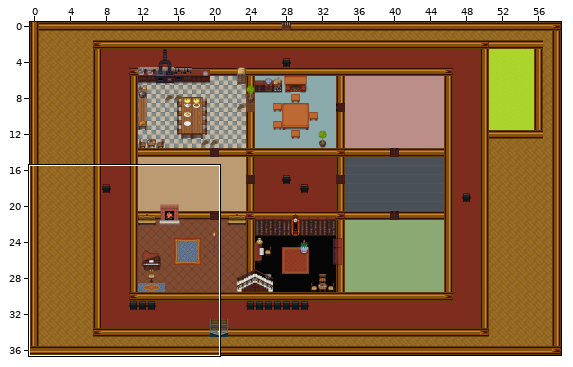
Two versions of a level (Tiled map (JSON), Stage/altherrenhausgrundriss.json). The picture above shows the old version from afar; the outline marks the close-up.
Close-up. First the earlier version:
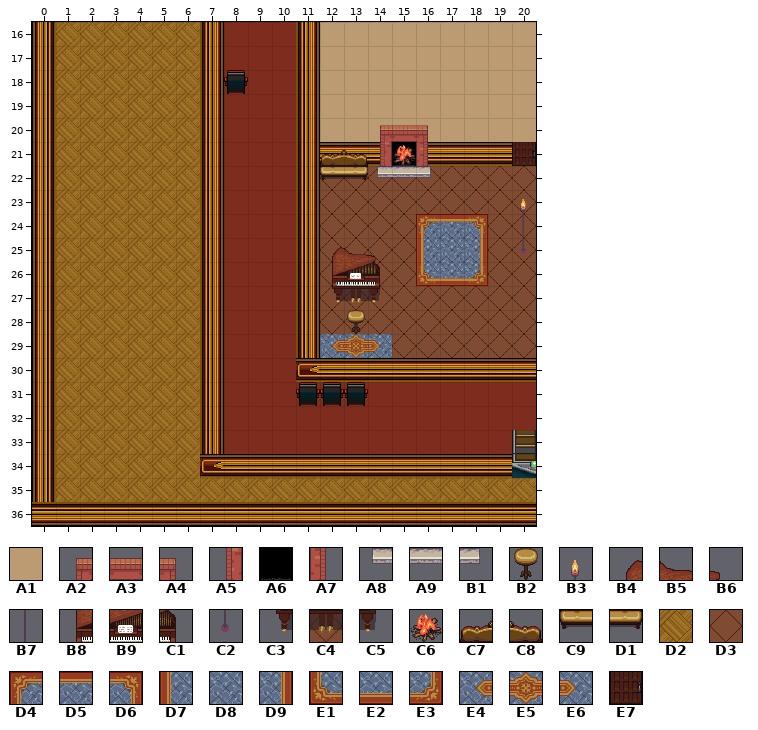
Cells are 32x32 px. Shown: x 0..20, y 16..36. The commit also changed other parts of the map, which this record leaves out.
Key: from "Interior": A1 225, A2 299, A3 300, A4 301, A5 331, A6 332, A7 333, A8 363, A9 364, B1 365, B2 397, B3 496, B4 497, B5 498, B6 499, B7 528, B8 529, B9 530, C1 531, C2 560, C3 561, C4 562, C5 563, C6 671, C7 778, C8 779, C9 810, D1 811, D2 899, D3 961; from "Interior 2": D4 148, D5 149, D6 150, D7 180, D8 181, D9 182, E1 212, E2 213, E3 214, E4 244, E5 245, E6 246; from "house_inside": E7 218.
__ is an empty cell, ## one hidden under a higher layer.
Layers that did not change in this view are not listed.
Layer "Boden/boden" before, first column x 0:
16 __ D2 D2 D2 D2 D2 D2 __ __ __ __ __ A1 A1 A1 A1 A1 A1 A1 A1 A1
17 __ D2 D2 D2 D2 D2 D2 __ __ __ __ __ A1 A1 A1 A1 A1 A1 A1 A1 A1
18 __ D2 D2 D2 D2 D2 D2 __ __ __ __ __ A1 A1 A1 A1 A1 A1 A1 A1 A1
19 __ D2 D2 D2 D2 D2 D2 __ __ __ __ __ A1 A1 A1 A1 A1 A1 A1 A1 A1
20 __ D2 D2 D2 D2 D2 D2 __ __ __ __ __ A1 A1 A1 A1 A1 A1 A1 A1 A1
21 __ D2 D2 D2 D2 D2 D2 __ __ __ __ __ __ __ __ __ __ __ __ __ ##
22 __ D2 D2 D2 D2 D2 D2 __ __ __ __ __ ## ## ## ## ## ## ## ## ##
23 __ D2 D2 D2 D2 D2 D2 __ __ __ __ __ ## ## ## ## ## ## ## ## ##
24 __ D2 D2 D2 D2 D2 D2 __ __ __ __ __ ## ## ## ## ## ## ## ## ##
25 __ D2 D2 D2 D2 D2 D2 __ __ __ __ __ ## ## ## ## ## ## ## ## ##
26 __ D2 D2 D2 D2 D2 D2 __ __ __ __ __ ## ## ## ## ## ## ## ## ##
27 __ D2 D2 D2 D2 D2 D2 __ __ __ __ __ ## ## ## ## ## ## ## ## ##
28 __ D2 D2 D2 D2 D2 D2 __ __ __ __ __ ## ## ## ## ## ## ## ## ##
29 __ D2 D2 D2 D2 D2 D2 __ __ __ __ __ ## ## ## ## ## ## ## ## ##
30 __ D2 D2 D2 D2 D2 D2 __ __ __ __ __ __ __ __ __ __ __ __ __ __
31 __ D2 D2 D2 D2 D2 D2 __ __ __ __ __ __ __ __ __ __ __ __ __ __
32 __ D2 D2 D2 D2 D2 D2 __ __ __ __ __ __ __ __ __ __ __ __ __ __
33 __ D2 D2 D2 D2 D2 D2 __ __ __ __ __ __ __ __ __ __ __ __ __ __
34 __ D2 D2 D2 D2 D2 D2 __ __ __ __ __ __ __ __ __ __ __ __ __ __
35 __ D2 D2 D2 D2 D2 D2 D2 D2 D2 D2 D2 D2 D2 D2 D2 D2 D2 D2 D2 D2
36 __ __ __ __ __ __ __ __ __ __ __ __ __ __ __ __ __ __ __ __ __
Layer "Rooms/Klavierzimmer/boden" before, first column x 3:
18 __ __ __ __ __ __ __ __ __ __ __ __ __ __ __ __ __ __
19 __ __ __ __ __ __ __ __ __ __ __ __ __ __ __ __ __ __
20 __ __ __ __ __ __ __ __ __ __ __ __ __ __ __ __ __ __
21 __ __ __ __ __ __ __ __ __ __ __ __ __ __ __ __ __ __
22 __ __ __ __ __ __ __ __ __ D3 D3 D3 D3 D3 D3 D3 D3 D3
23 __ __ __ __ __ __ __ __ __ D3 D3 D3 D3 D3 D3 D3 D3 D3
24 __ __ __ __ __ __ __ __ __ D3 D3 D3 D3 ## ## ## D3 D3
25 __ __ __ __ __ __ __ __ __ D3 D3 D3 D3 ## ## ## D3 D3
26 __ __ __ __ __ __ __ __ __ D3 ## D3 D3 ## ## ## D3 D3
27 __ __ __ __ __ __ __ __ __ D3 D3 D3 D3 D3 D3 D3 D3 D3
28 __ __ __ __ __ __ __ __ __ D3 D3 D3 D3 D3 D3 D3 D3 D3
29 __ __ __ __ __ __ __ __ __ ## ## ## D3 D3 D3 D3 D3 D3
30 __ __ __ __ __ __ __ __ __ __ __ __ __ __ __ __ __ __
31 __ __ __ __ __ __ __ __ __ __ __ __ __ __ __ __ __ __
32 __ __ __ __ __ __ __ __ __ __ __ __ __ __ __ __ __ __
33 __ __ __ __ __ __ __ __ __ __ __ __ __ __ __ __ __ __
34 __ __ __ __ __ __ __ __ __ __ __ __ __ __ __ __ __ __
Layer "Rooms/Klavierzimmer/interior" before, first column x 3:
16 __ __ __ __ __ __ __ __ __ __ __ __ __ __ __ __ __ __
17 __ __ __ __ __ __ __ __ __ __ __ __ __ __ __ __ __ __
18 __ __ __ __ __ __ __ __ __ __ __ __ __ __ __ __ __ __
19 __ __ __ __ __ __ __ __ __ __ __ __ __ __ __ __ __ __
20 __ __ __ __ __ __ __ __ __ __ __ A2 A3 A4 __ __ __ __
21 __ __ __ __ __ __ __ __ __ C7 C8 A5 A6 A7 __ __ __ __
22 __ __ __ __ __ __ __ __ __ C9 D1 A8 A9 B1 __ __ __ __
23 __ __ __ __ __ __ __ __ __ __ __ __ __ __ __ __ __ B3
24 __ __ __ __ __ __ __ __ __ __ __ __ __ D4 D5 D6 __ B7
25 __ __ __ __ __ __ __ __ __ B4 B5 B6 __ D7 D8 D9 __ C2
26 __ __ __ __ __ __ __ __ __ B8 B9 C1 __ E1 E2 E3 __ __
27 __ __ __ __ __ __ __ __ __ C3 C4 C5 __ __ __ __ __ __
28 __ __ __ __ __ __ __ __ __ __ B2 __ __ __ __ __ __ __
29 __ __ __ __ __ __ __ __ __ E4 E5 E6 __ __ __ __ __ __
30 __ __ __ __ __ __ __ __ __ __ __ __ __ __ __ __ __ __
31 __ __ __ __ __ __ __ __ __ __ __ __ __ __ __ __ __ __
32 __ __ __ __ __ __ __ __ __ __ __ __ __ __ __ __ __ __
33 __ __ __ __ __ __ __ __ __ __ __ __ __ __ __ __ __ __
34 __ __ __ __ __ __ __ __ __ __ __ __ __ __ __ __ __ __
The result:
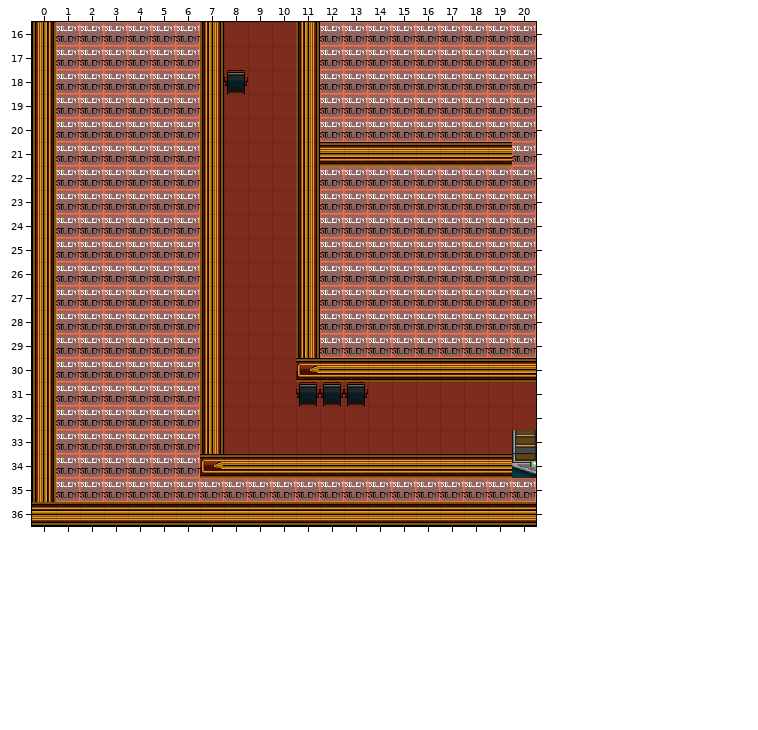
See-through tiles are keyed as they look on the map.
From old to new:
Layer "Boden/boden" (now hidden):
The edit erases the tile that lay hidden in row 21 at x 20; in rows 22 to 29 at x 12 to 20.
The edit erases tile A1 in rows 16 to 20 at x 12 to 20.
The edit erases tile D2 in rows 16 to 34 at x 1 to 6; in row 35 at x 1 to 20.
Layer "Rooms/Klavierzimmer/boden" (now hidden):
The edit erases the tile that lay hidden in rows 24 to 25 at x 16 to 18; in row 26 at x 13 and 16 to 18; in row 29 at x 12 to 14.
The edit erases tile D3 in rows 22 to 23 at x 12 to 20; in rows 24 to 25 at x 12 to 15 and 19 to 20; in row 26 at x 12, 14 to 15 and 19 to 20; in rows 27 to 28 at x 12 to 20; in row 29 at x 15 to 20.
Layer "Rooms/Klavierzimmer/interior" (now hidden):
The edit erases tile A2 in row 20 at x 14.
The edit erases tile A3 in row 20 at x 15.
The edit erases tile A4 in row 20 at x 16.
The edit erases tile A5 in row 21 at x 14.
The edit erases tile A6 in row 21 at x 15.
The edit erases tile A7 in row 21 at x 16.
The edit erases tile A8 in row 22 at x 14.
The edit erases tile A9 in row 22 at x 15.
The edit erases tile B1 in row 22 at x 16.
The edit erases tile B2 in row 28 at x 13.
The edit erases tile B3 in row 23 at x 20.
The edit erases tile B4 in row 25 at x 12.
The edit erases tile B5 in row 25 at x 13.
The edit erases tile B6 in row 25 at x 14.
The edit erases tile B7 in row 24 at x 20.
The edit erases tile B8 in row 26 at x 12.
The edit erases tile B9 in row 26 at x 13.
The edit erases tile C1 in row 26 at x 14.
The edit erases tile C2 in row 25 at x 20.
The edit erases tile C3 in row 27 at x 12.
The edit erases tile C4 in row 27 at x 13.
The edit erases tile C5 in row 27 at x 14.
The edit erases tile C7 in row 21 at x 12.
The edit erases tile C8 in row 21 at x 13.
The edit erases tile C9 in row 22 at x 12.
The edit erases tile D1 in row 22 at x 13.
The edit erases tile D4 in row 24 at x 16.
The edit erases tile D5 in row 24 at x 17.
The edit erases tile D6 in row 24 at x 18.
The edit erases tile D7 in row 25 at x 16.
The edit erases tile D8 in row 25 at x 17.
The edit erases tile D9 in row 25 at x 18.
The edit erases tile E1 in row 26 at x 16.
The edit erases tile E2 in row 26 at x 17.
The edit erases tile E3 in row 26 at x 18.
The edit erases tile E4 in row 29 at x 12.
The edit erases tile E5 in row 29 at x 13.
The edit erases tile E6 in row 29 at x 14.
Layer "Rooms/Klavierzimmer/deko" (now hidden):
The edit erases tile C6 in row 21 at x 15.
Layer "Deko/doors" (now hidden):
The edit erases tile E7 in row 21 at x 20.
